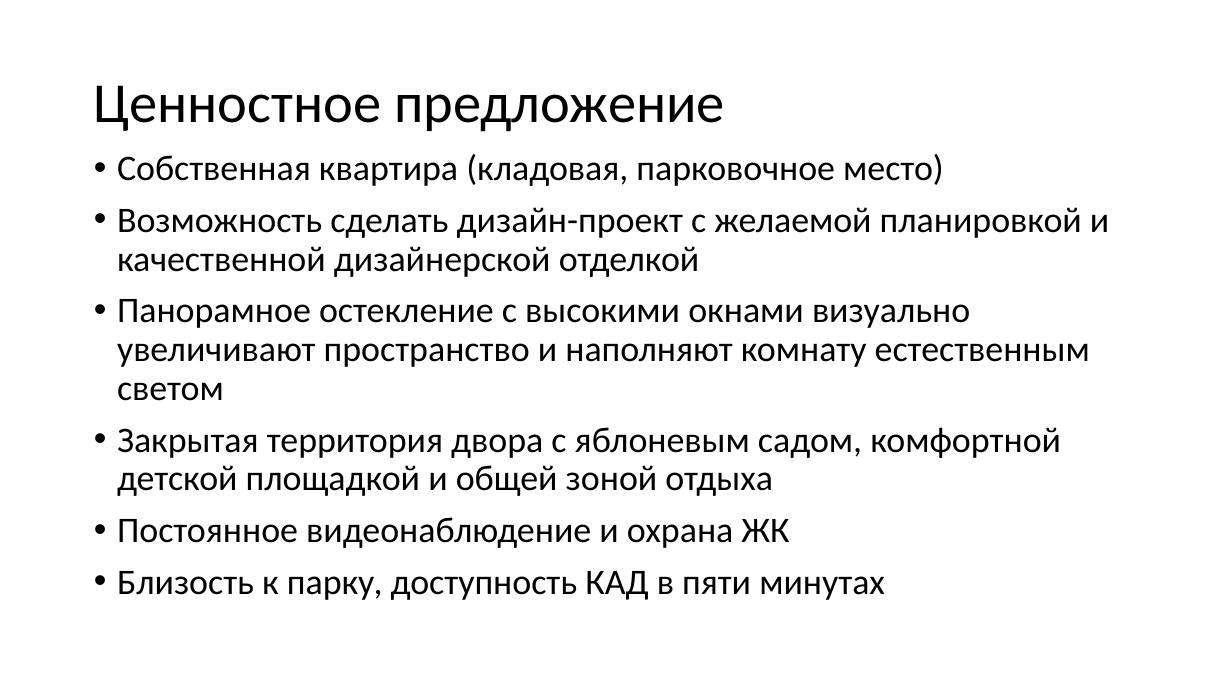
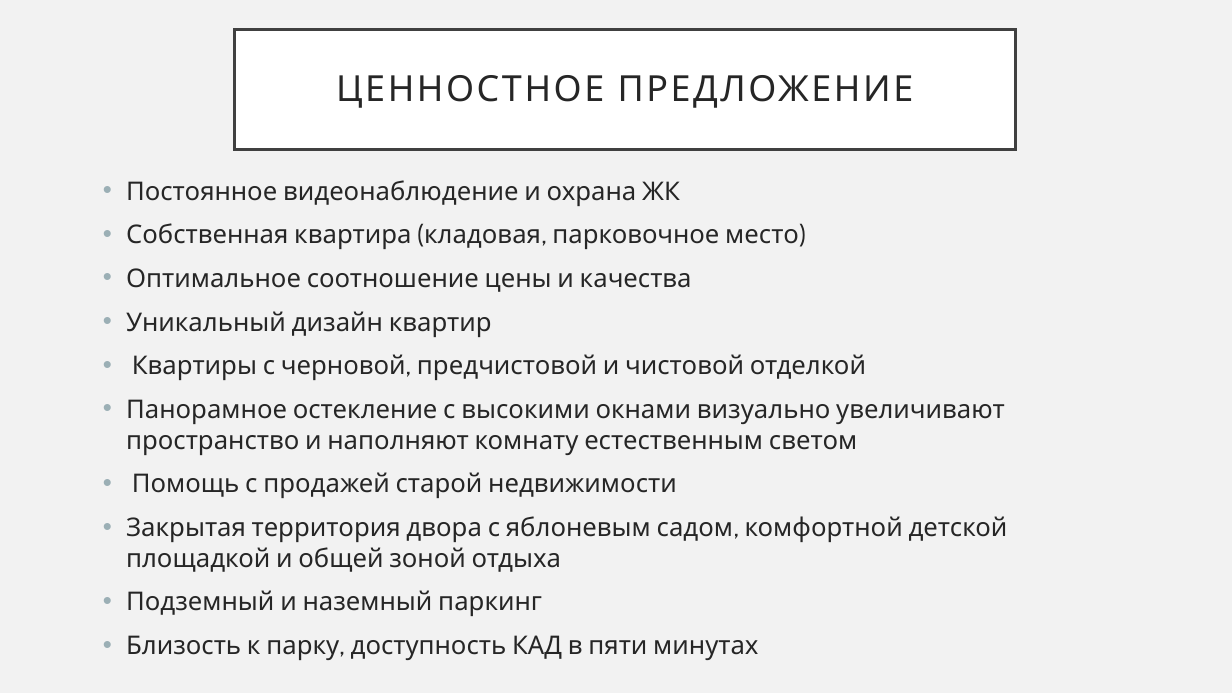
Before and after one commit to DnineO/3-term-of-SPBSTU, a slide deck: slide 1 of Бизнес-планирование в строительстве/Ценностное предложение.pptx. Drawn at 1232x693 pixels with LibreOffice and Linux fonts; fonts in the diff are those of the drawing. Boxes give left, top, right and bottom in pixels: in the first picture for what was removed or moved away, otherwise in the second. Text is boxed around its words. In the diff, an @@ line names an element or a change of style, - is before the commit and + after.

```diff
--- a/Бизнес-планирование в строительстве/Ценностное предложение.pptx
+++ b/Бизнес-планирование в строительстве/Ценностное предложение.pptx
@@ background #FFFFFF to #F2F2F2 @@
@@ title "ЦЕННОСТНОЕ ПРЕДЛОЖЕНИЕ": place and size @@
-title "ЦЕННОСТНОЕ ПРЕДЛОЖЕНИЕ" at [94,85,725,132]
+title "ЦЕННОСТНОЕ ПРЕДЛОЖЕНИЕ" at [235,30,1016,150]
@@ title "ЦЕННОСТНОЕ ПРЕДЛОЖЕНИЕ" at [235,30,1016,150]: fill none to #FFFFFF; outline none to #404040 2.5 pt @@
@@ title at [336,75,914,108]: text changed; size 44 to 28 pt; font Calibri to Cabin; text colour #000000 to #262626 @@
-Ценностное предложение
+ЦЕННОСТНОЕ ПРЕДЛОЖЕНИЕ
@@ text "Постоянное видеонаблюдение и охрана ЖК": place and size @@
-text "Постоянное видеонаблюдение и охрана ЖК" at [117,154,1109,600]
+text "Постоянное видеонаблюдение и охрана ЖК" at [126,180,1008,660]
@@ text at [126,180,680,206]: paragraph added @@
+• Постоянное видеонаблюдение и охрана ЖК
@@ text at [126,223,1008,660]: size 28 to 20 pt, font Calibri to Cabin, text colour #000000 to #262626 in "Собственная квартира (кладовая, парковочное место)", "Панорамное остекление с высокими окнами визуально увеличиваю ...", "Закрытая территория двора с яблоневым садом, комфортной ...", "Близость к парку, доступность КАД в пяти ..."; line spacing 0.9 to 1 @@
@@ text at [126,268,866,380]: text changed; size 28 to 20 pt; font Calibri to Cabin; text colour #000000 to #262626 @@
-• Возможность сделать дизайн-проект с желаемой планировкой и качественной дизайнерской отделкой
+• Оптимальное соотношение цены и качества
+• Уникальный дизайн квартир
+• Квартиры с черновой, предчистовой и чистовой отделкой
@@ text at [132,472,677,498]: paragraph added @@
+• Помощь с продажей старой недвижимости
@@ text at [126,590,542,616]: text changed; size 28 to 20 pt; font Calibri to Cabin; text colour #000000 to #262626 @@
-• Постоянное видеонаблюдение и охрана ЖК
+• Подземный и наземный паркинг
```
Also in this commit, not shown: 2 slides added, 2 slides removed.
